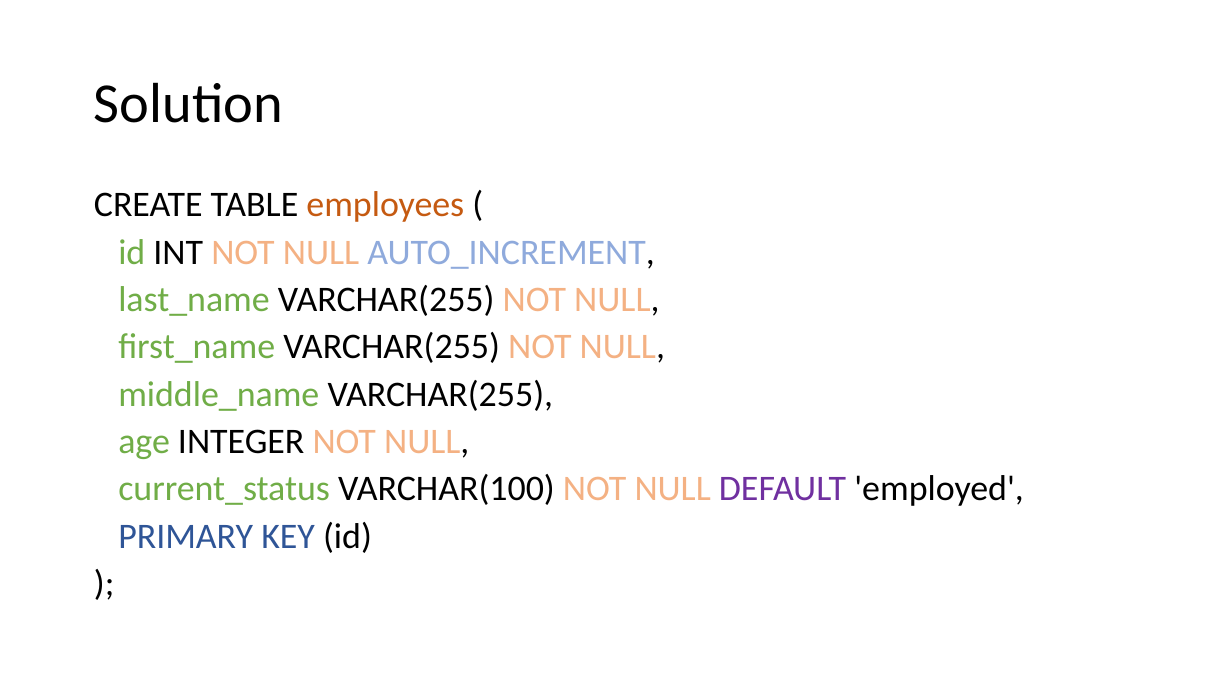
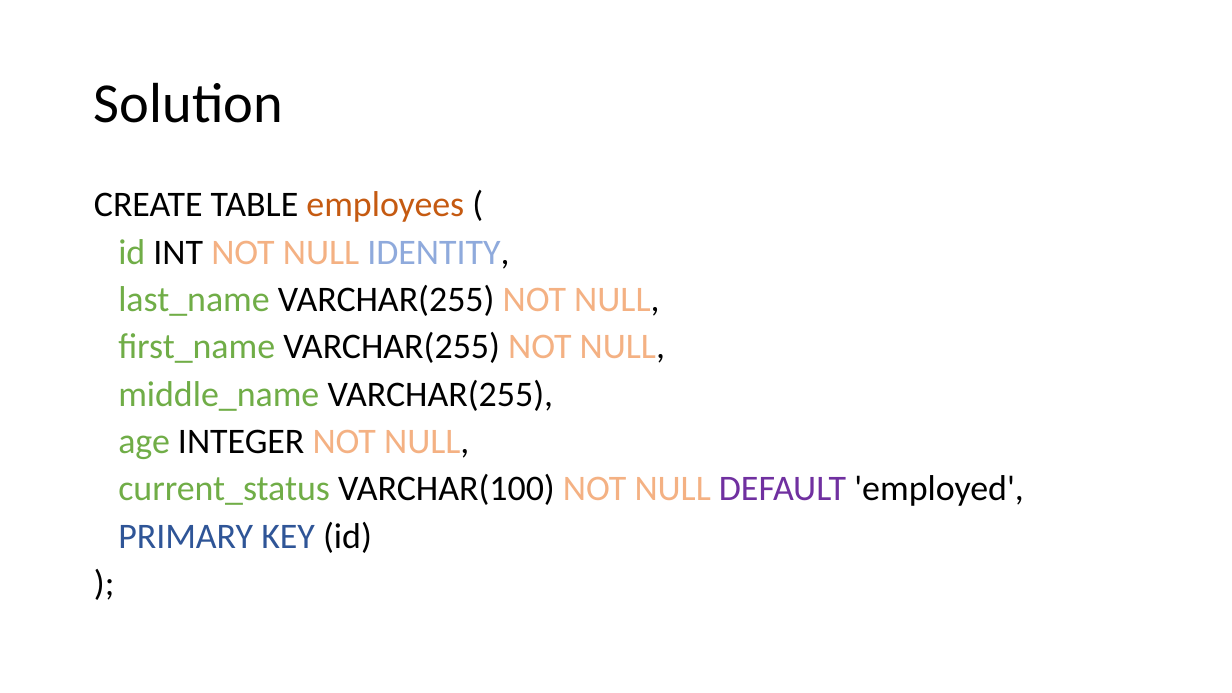
Before and after one commit to 2021CourseParker/TeachingByWeek, a slide deck: slide 29 of Week5/Week5.pptx. Drawn at 1232x693 pixels with LibreOffice and Linux fonts; fonts in the diff are those of the drawing. Boxes give left, top, right and bottom in pixels: in the first picture for what was removed or moved away, otherwise in the second. Text is boxed around its words. In the diff, an @@ line names an element or a change of style, - is before the commit and + after.

Commit message:
Fixed typos and inconsistent data

```diff
--- a/Week5/Week5.pptx
+++ b/Week5/Week5.pptx
@@ text at [118, 239, 509, 269]: text changed @@
-id INT NOT NULL AUTO_INCREMENT,
+id INT NOT NULL IDENTITY,
```
Also in this commit, not shown: 7 other slides changed.
